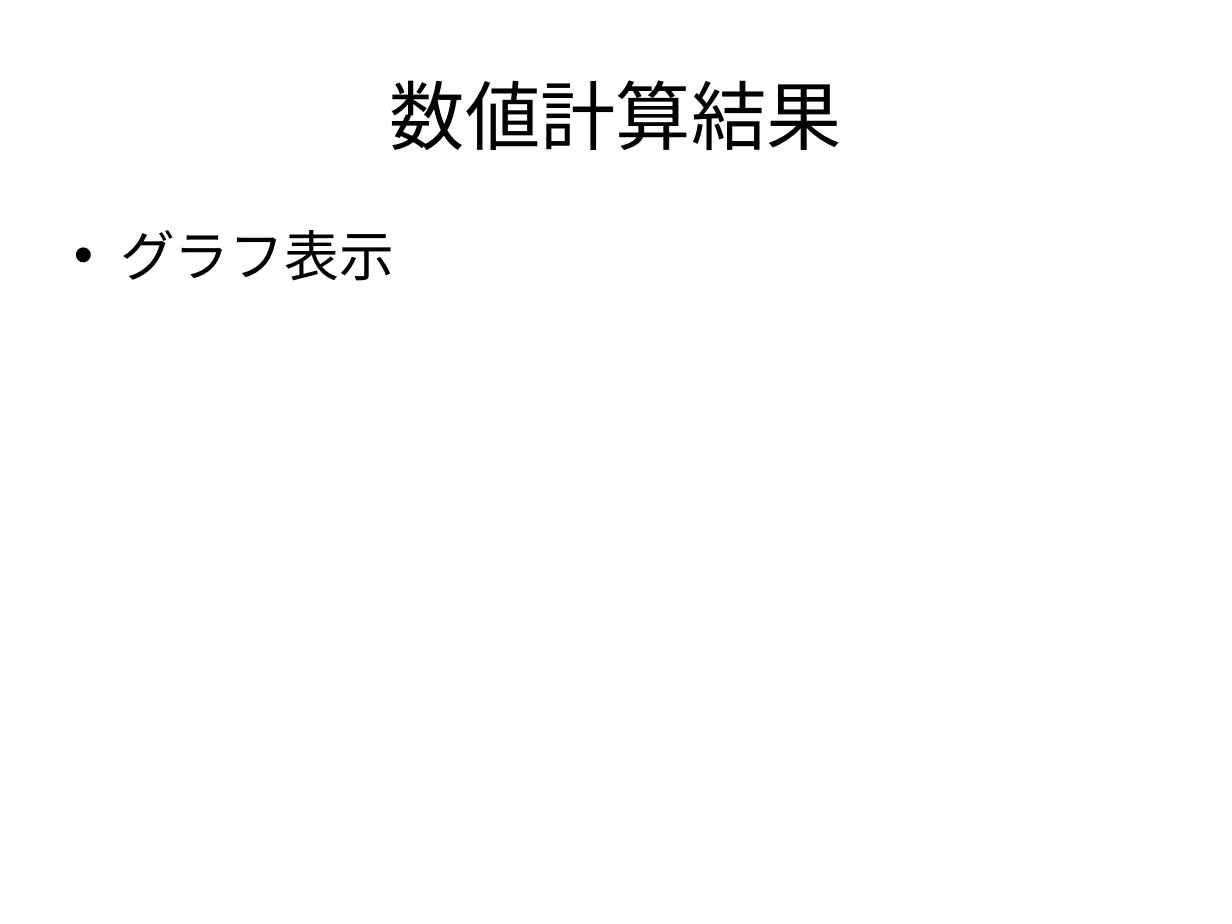
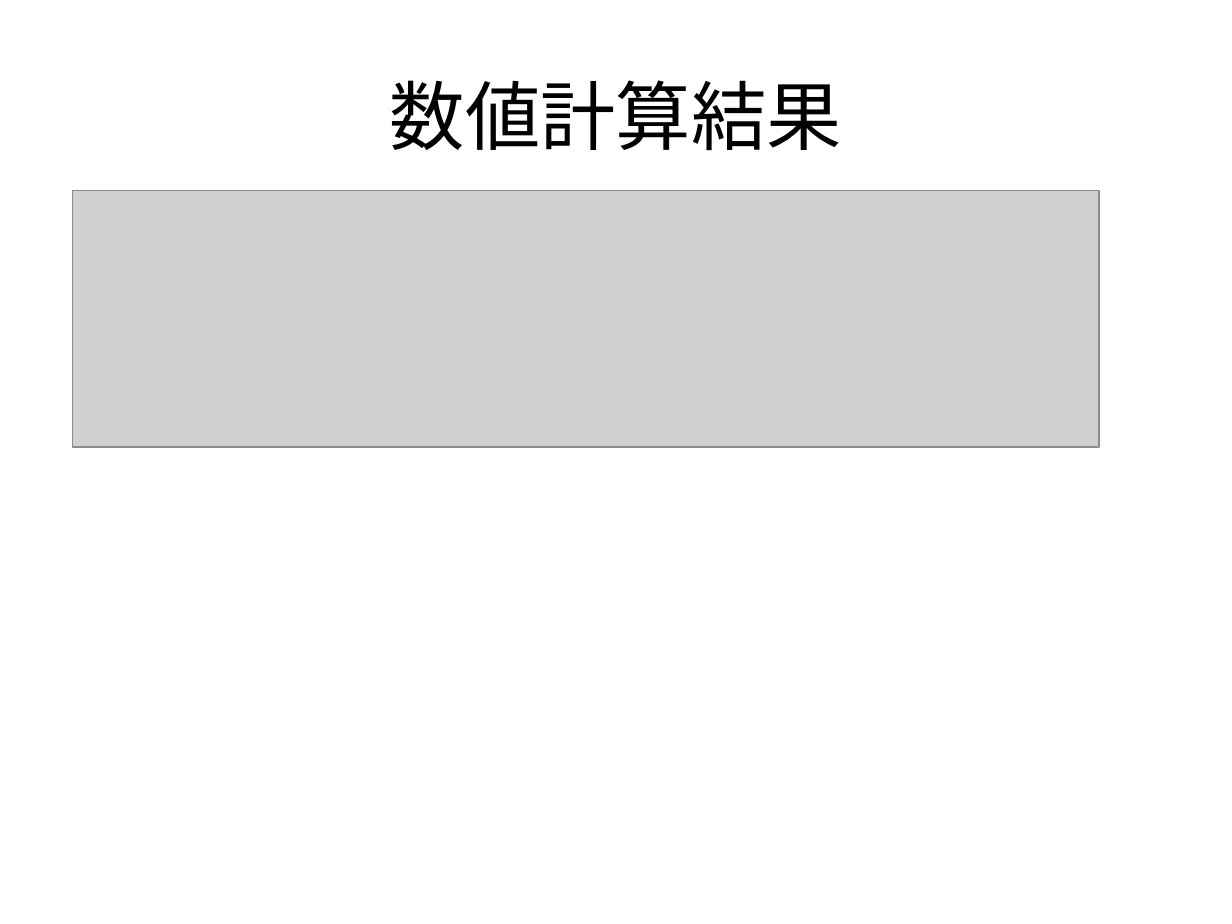
Before and after one commit to nkud/Research-BB, a slide deck: slide 15 of ppt/卒業研究.pptx. Drawn at 1232x924 pixels with LibreOffice and Linux fonts; fonts in the diff are those of the drawing; grey boxes stand for pictures. Boxes give left, top, right and bottom in pixels: in the first picture for what was removed or moved away, otherwise in the second. Text is boxed around its words. In the diff, an @@ line names an element or a change of style, - is before the commit and + after.

Commit message:
update PPT

```diff
--- a/ppt/卒業研究.pptx
+++ b/ppt/卒業研究.pptx
@@ picture added at (x1=73, y1=191, x2=1099, y2=447) @@
@@ text removed at (x1=120, y1=230, x2=394, y2=281) @@
-• グラフ表示
```
Also in this commit, not shown: 1 slide removed.
